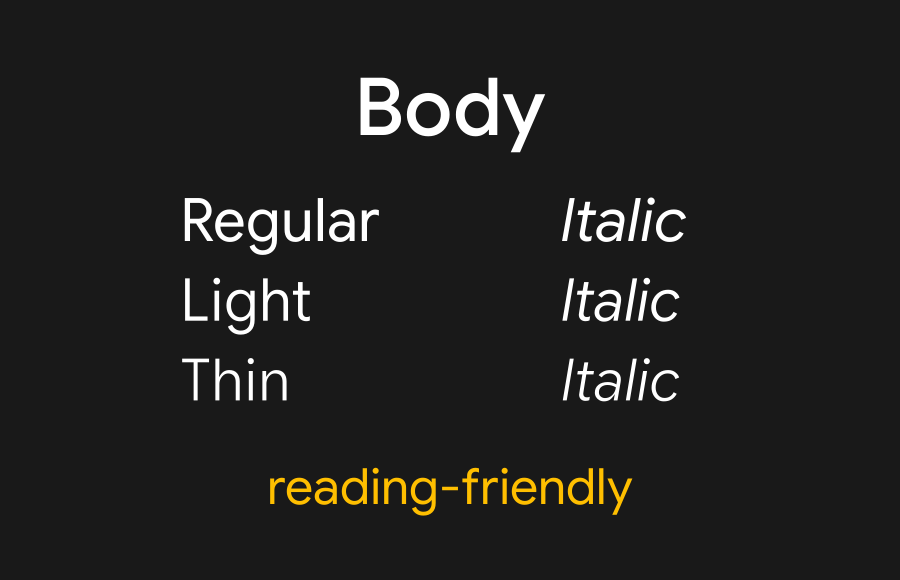
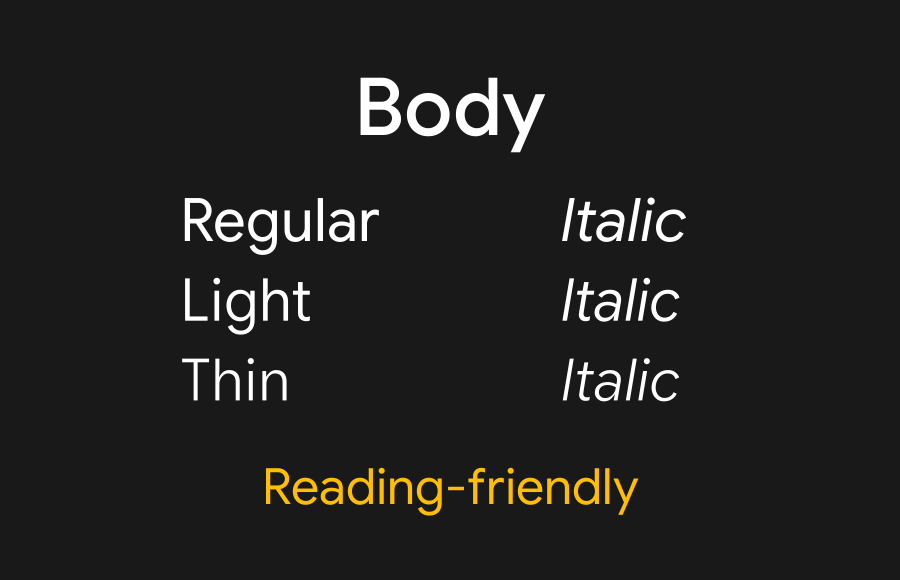
Layers edited between the first and the second 900x580 image:
renamed "reading-friendly" to "Reading-friendly", painted on it over <box>266,467,639,516</box>
